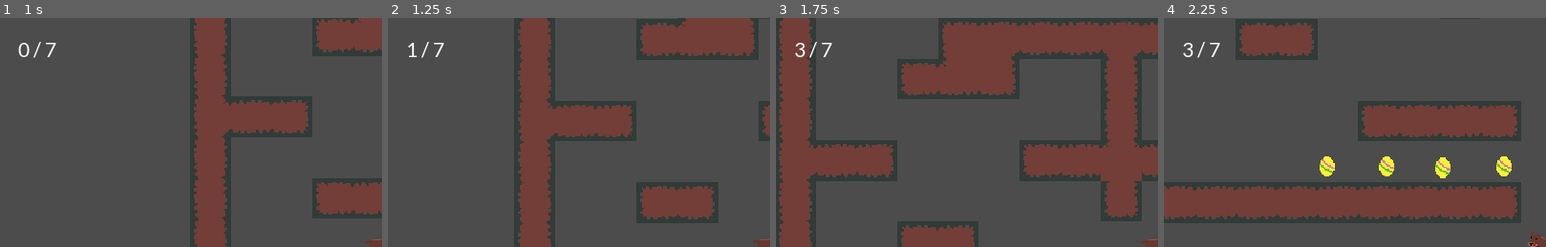
Above: before the commit, frames 1-4 (left to right).
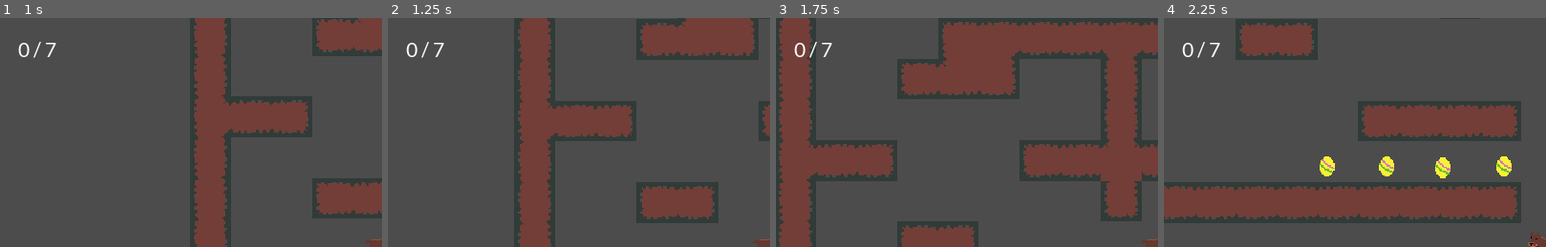
Above: after the commit, the same moments.

Repository: CalebKelly97/Easter-King
Game: Godot game, scene res://MainLevel.tscn
Two runs of this game, one before a commit and one after it. Both use one fixed random seed, a clock stepped at 60 frames per second and the inputs below.
Inputs:
- Up to frame 1 (1 s): hold Right (ui_right) from 0.53 s (still down); tap Space (Jump) at 0.77 s
- Up to frame 2 (1.25 s): keep holding Right (ui_right)
- Up to frame 3 (1.75 s): keep holding Right (ui_right); tap Space (Jump) at 1.52 s
- Up to frame 4 (2.25 s): release Right (ui_right) at 2.03 s; hold Left (ui_left) from 2.03 s (still down)
The pictures show only the part of the screen within x 0-50%, y 0-50%; the shares and areas given below are measured in that part.

Frame 1 is identical in both runs. In frame 2, 0.1% of the frame differs, in the area x 4-8%, y 10-18%; in frame 3, less than 0.1%; in frame 4, less than 0.1%.

Commit message:
Tried resetting how the eggs work

Diff:
--- a/Egg.gd
+++ b/Egg.gd
@@ -4,12 +4,13 @@
 # Declare member variables here. Examples:
 # var a = 2
 # var b = "text"
+var Level
 
 
 # Called when the node enters the scene tree for the first time.
 func _ready():
-	pass # Replace with function body.
-
+	Level = get_node("res://MainLevel.tscn")
+	self.connect("Count", Level, "on_Egg_Count")
 
 # Called every frame. 'delta' is the elapsed time since the previous frame.
 #func _process(delta):
--- a/MainLevel.gd
+++ b/MainLevel.gd
@@ -14,6 +14,7 @@
 	$"Player/Camera2D/Game UI/Score".text = "0 / " + str(total)
 
 
+
 # Called every frame. 'delta' is the elapsed time since the previous frame.
 #func _process(delta):
 #	pass
--- a/MainLevel.tscn
+++ b/MainLevel.tscn
@@ -516,10 +516,3 @@
 
 [node name="Egg7" parent="Eggs" instance=ExtResource( 3 )]
 position = Vector2( 168.657, 274.232 )
-[connection signal="Count" from="Eggs/Egg" to="." method="_on_Egg_Count"]
-[connection signal="Count" from="Eggs/Egg2" to="." method="_on_Egg_Count"]
-[connection signal="Count" from="Eggs/Egg3" to="." method="_on_Egg_Count"]
-[connection signal="Count" from="Eggs/Egg4" to="." method="_on_Egg_Count"]
-[connection signal="Count" from="Eggs/Egg5" to="." method="_on_Egg_Count"]
-[connection signal="Count" from="Eggs/Egg6" to="." method="_on_Egg_Count"]
-[connection signal="Count" from="Eggs/Egg7" to="." method="_on_Egg_Count"]
